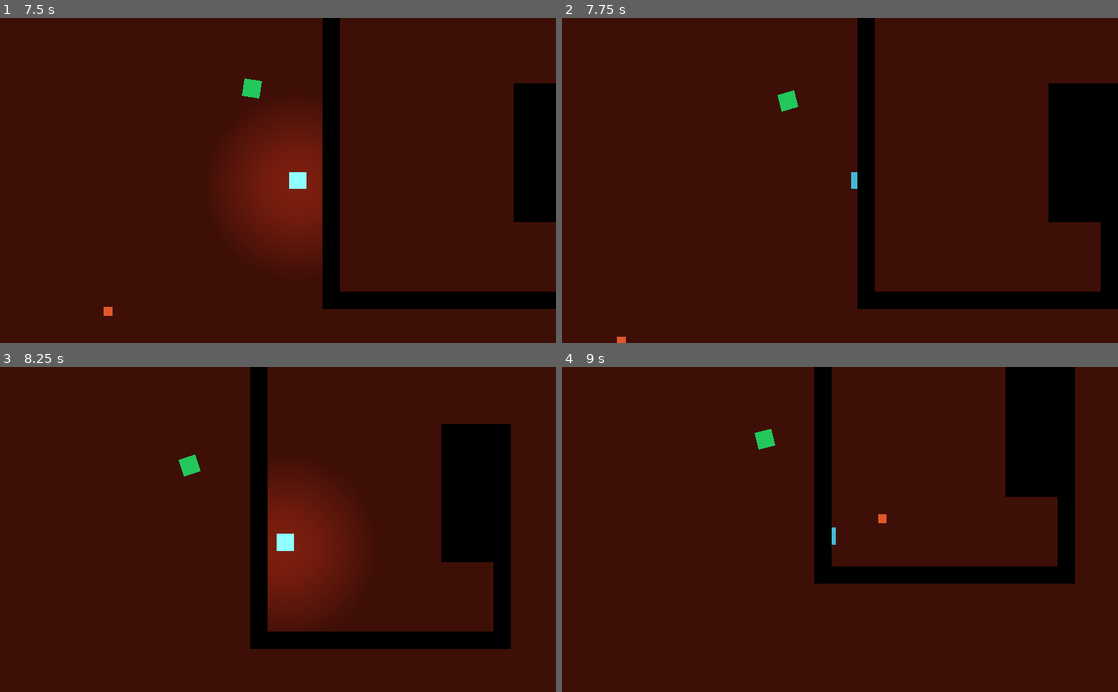
Above: before the commit, frames 1-4 (two rows, left to right).
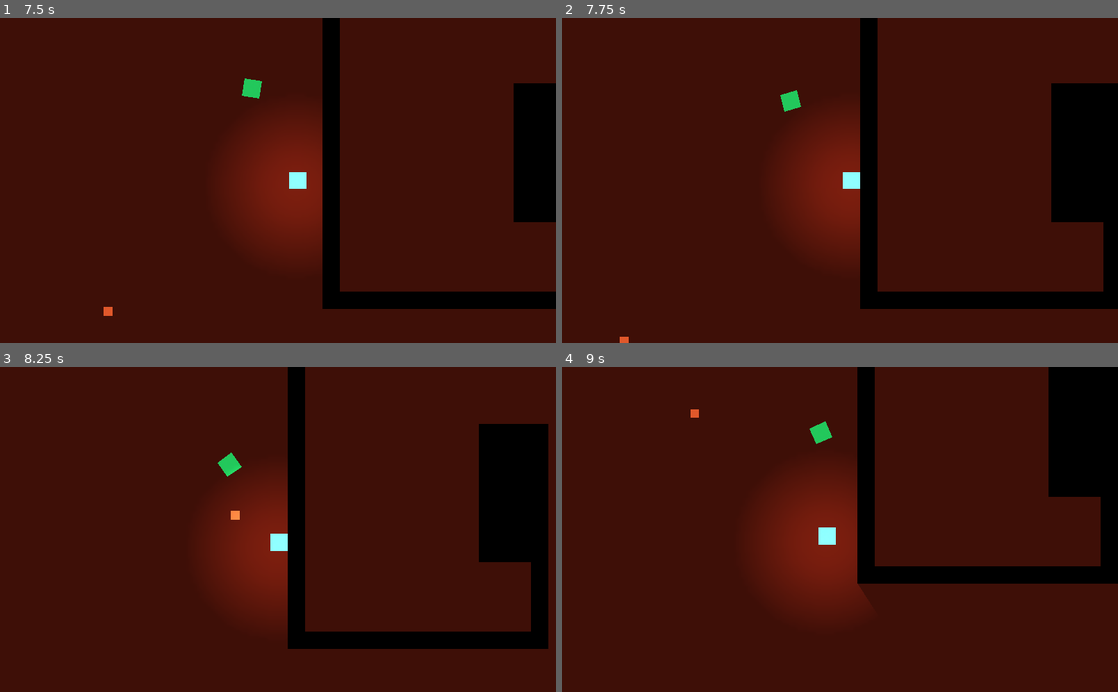
Above: after the commit, the same moments.

Repository: quiet-night-studio/redemption
Game: Godot game, scene res://scenes/Level.tscn
Two runs of this game, one before a commit and one after it. Both use one fixed random seed, a clock stepped at 60 frames per second and the inputs below.
Inputs (mouse positions are in pixels of both pictures, inside the frame that each line leads up to):
- Up to frame 1 (7.5 s): tap Enter at 0.5 s; move the mouse to (250, 245) at 0.52 s; hold Up (ui_up) 0.53-2.03 s; click (250, 245) at 0.6 s; move the mouse to (444, 229) at 1.27 s; click (444, 229) at 1.35 s; move the mouse to (111, 131) at 2.02 s; hold Left (ui_left) 2.03-3.53 s; click (111, 131) at 2.1 s; move the mouse to (305, 180) at 2.77 s; click (305, 180) at 2.85 s; move the mouse to (194, 99) at 3.52 s; hold Down (ui_down) 3.53-4.28 s; click (194, 99) at 3.6 s; move the mouse to (400, 164) at 4.27 s; hold Right (ui_right) 4.28-5.03 s; click (400, 164) at 4.35 s; move the mouse to (166, 196) at 5.02 s; hold Up (ui_up) 5.03-5.78 s; click (166, 196) at 5.1 s; move the mouse to (333, 109) at 5.77 s; hold Right (ui_right) from 5.78 s (still down); click (333, 109) at 5.85 s; move the mouse to (250, 245) at 6.52 s; click (250, 245) at 6.6 s; move the mouse to (444, 229) at 7.27 s; click (444, 229) at 7.35 s
- Up to frame 2 (7.75 s): keep holding Right (ui_right)
- Up to frame 3 (8.25 s): move the mouse to (111, 480) at 8.02 s; release Right (ui_right) at 8.03 s; hold Down (ui_down) from 8.03 s (still down); click (111, 480) at 8.1 s
- Up to frame 4 (9 s): move the mouse to (867, 529) at 8.77 s; release Down (ui_down) at 8.78 s; hold Left (ui_left) from 8.78 s (still down); click (867, 529) at 8.85 s

Frame 1 is identical in both runs. In frame 2, 5.6% of the frame differs, in the area x 9-98%, y 0-100%; in frame 3, 17%, in the area x 32-99%, y 0-87%; in frame 4, 17%.

Commit message:
fix player going through walls

Diff:
--- a/scenes/Player.tscn
+++ b/scenes/Player.tscn
@@ -12,6 +12,8 @@
 extents = Vector2( 5.00002, 5.00002 )
 
 [node name="Player" type="KinematicBody2D" groups=["player"]]
+collision_layer = 257
+collision_mask = 257
 script = ExtResource( 1 )
 Bullet = ExtResource( 3 )
 
